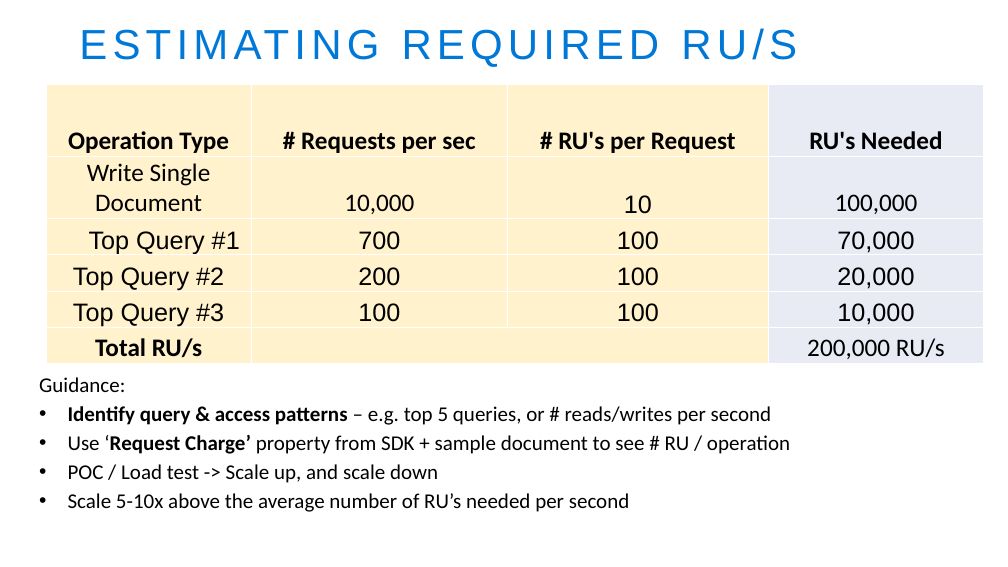
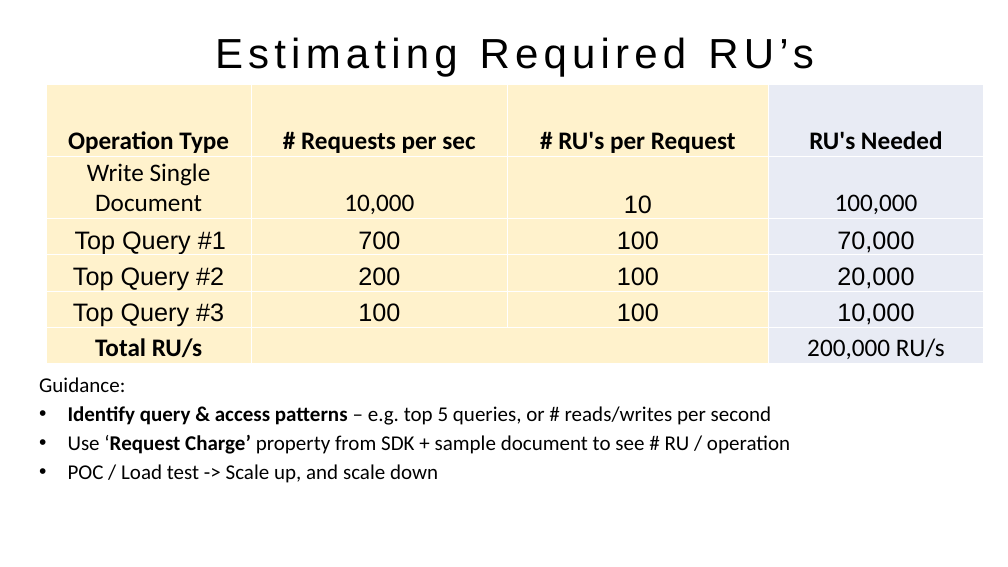
Before and after one commit to CosmosDB/labs, a slide deck: slide 7 of decks/Request-Units-Billing.pptx. Drawn at 1008x567 pixels with LibreOffice and Linux fonts; fonts in the diff are those of the drawing. Boxes give left, top, right and bottom in pixels: in the first picture for what was removed or moved away, otherwise in the second. Text is boxed around its words. In the diff, an @@ line names an element or a change of style, - is before the commit and + after.

```diff
--- a/decks/Request-Units-Billing.pptx
+++ b/decks/Request-Units-Billing.pptx
@@ text at [215, 37, 814, 76]: text changed; text colour #0078D7 to #000000 @@
-ESTIMATING REQUIRED RU/S
+Estimating Required RU’s
@@ text at [68, 493, 630, 512]: paragraph removed @@
-• Scale 5-10x above the average number of RU’s needed per second
```
Also in this commit, not shown: 5 other slides changed, 2 slides added, 1 other file.
